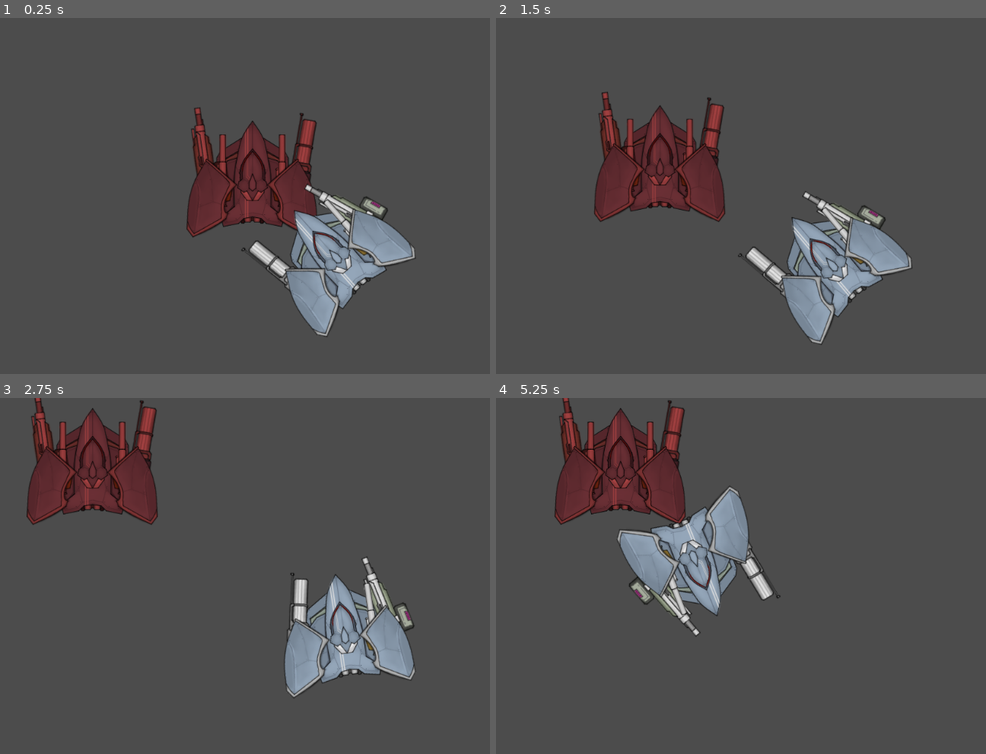
Above: before the commit, frames 1-4 (two rows, left to right).
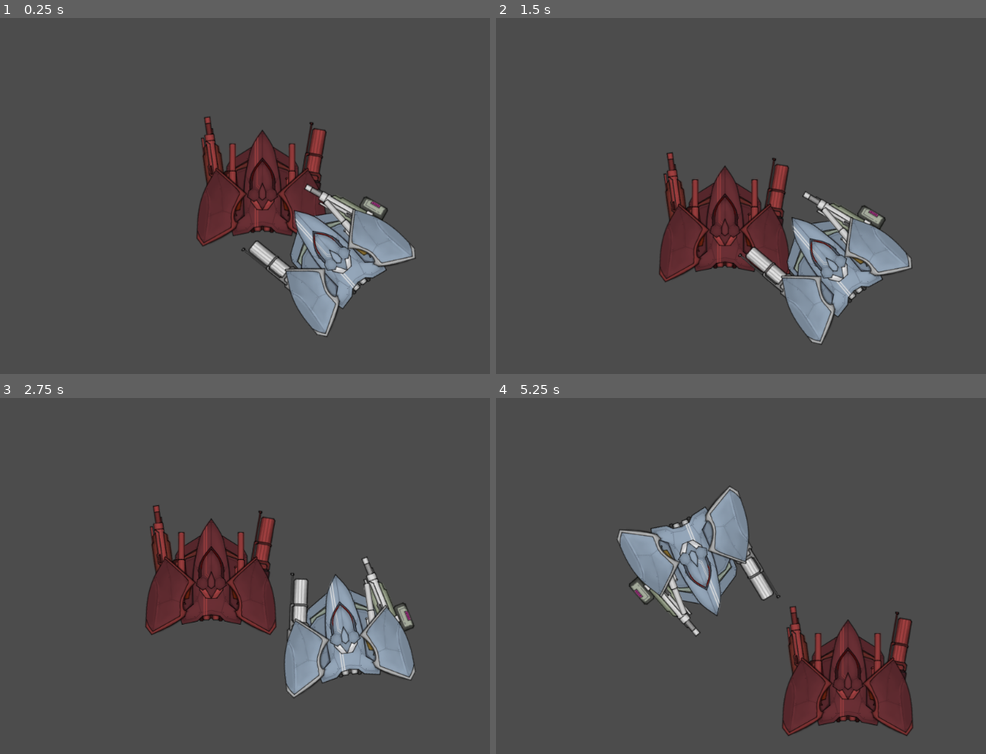
Above: after the commit, the same moments.

Repository: Littlerun-Bastion/Soulless-Steel
Game: Godot game, scene res://game/arena/Arena.tscn
Two runs of this game, one before a commit and one after it. Both use one fixed random seed, a clock stepped at 60 frames per second and the inputs below.
Inputs (mouse positions are in pixels of both pictures, inside the frame that each line leads up to):
- Up to frame 1 (0.25 s): no input
- Up to frame 2 (1.5 s): move the mouse to (897, 178) at 0.52 s; hold D (right) 0.53-1.28 s; hold F (honk) 0.53-1.28 s; move the mouse to (643, 213) at 1.27 s; hold S (down) from 1.28 s (still down); click (643, 213) at 1.35 s
- Up to frame 3 (2.75 s): move the mouse to (328, 497) at 2.02 s; release S (down) at 2.03 s; hold D (right) from 2.03 s (still down); hold Right mouse button (right_arm_weapon_shoot) from 2.03 s (still down)
- Up to frame 4 (5.25 s): move the mouse to (731, 647) at 2.77 s; release D (right) at 2.78 s; release Right mouse button (right_arm_weapon_shoot) at 2.78 s; hold W (up) 2.78-3.53 s; tap Ctrl (strafe) at 2.85 s; move the mouse to (946, 629) at 3.52 s; hold F (honk) 3.53-4.28 s; hold A (left) 3.53-5.03 s; move the mouse to (579, 522) at 4.27 s; click (579, 522) at 4.35 s; move the mouse to (794, 576) at 5.02 s; hold S (down) from 5.03 s (still down); hold Right mouse button (right_arm_weapon_shoot) from 5.03 s (still down)

The runs differ from the first frame. In frame 1, 4.7% of the frame differs, in the area x 38-67%, y 25-65%; in frame 2, 11%; in frame 3, 13%; in frame 4, 13%, in the area x 11-86%, y 0-95%.
Error before the commit: Invalid get index 'node' (on base: 'Array'). (res://game/mecha/enemy_logic/EnemyLogic.gd:32)

Commit message:
removed arrays to use dictionary for nodes

Diff:
--- a/project/game/mecha/enemy_logic/EnemyLogic.gd
+++ b/project/game/mecha/enemy_logic/EnemyLogic.gd
@@ -29,7 +29,7 @@
 	var a_node = g.get_a_node(g.current_state)
 	var valid_connections = a_node.get_valid_connections()
 	for connection in valid_connections:
-		g.current_state = connection.node.id
+		g.current_state = connection.id
 		break
 
 ## STATE METHODS ##
--- a/project/game/mecha/enemy_logic/Node.gd
+++ b/project/game/mecha/enemy_logic/Node.gd
@@ -1,6 +1,6 @@
 extends Node
 
-var connections = []
+var connections = {}
 var id
 
 func _ready():
@@ -8,7 +8,7 @@
 
 
 func add_connection(origin, final, condition):
-	connections.push_back([final, condition])
+	connections[final] = condition
 
 
 func get_connections():
@@ -16,8 +16,8 @@
 
 
 func get_valid_connections():
-	var valid_connections = []
+	var valid_connections = {}
 	for connection in connections:
-		if connection[1]:
-			valid_connections.append(connection)
+		if connections.get(connection):
+			valid_connections[connection] = true
 	return valid_connections
